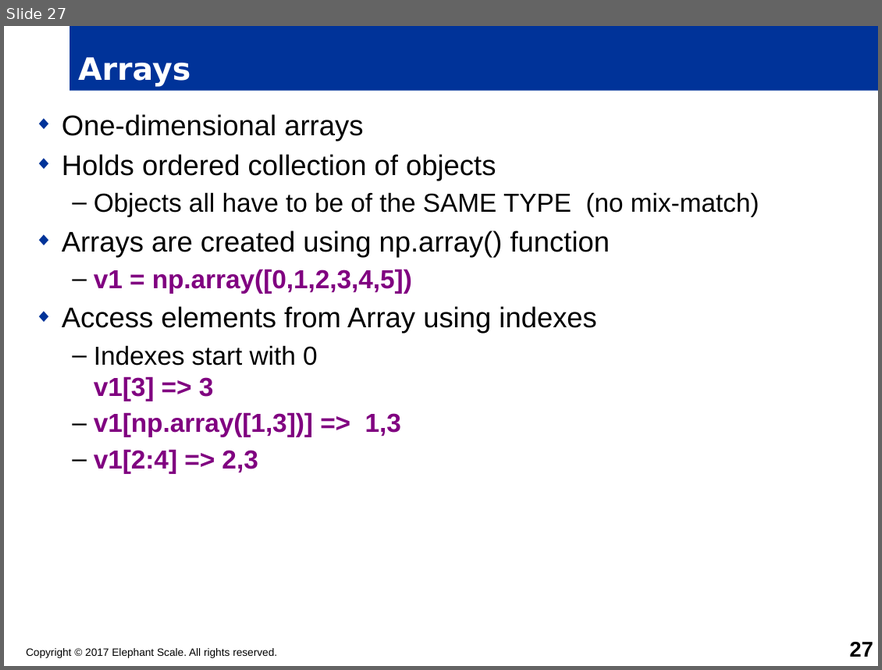
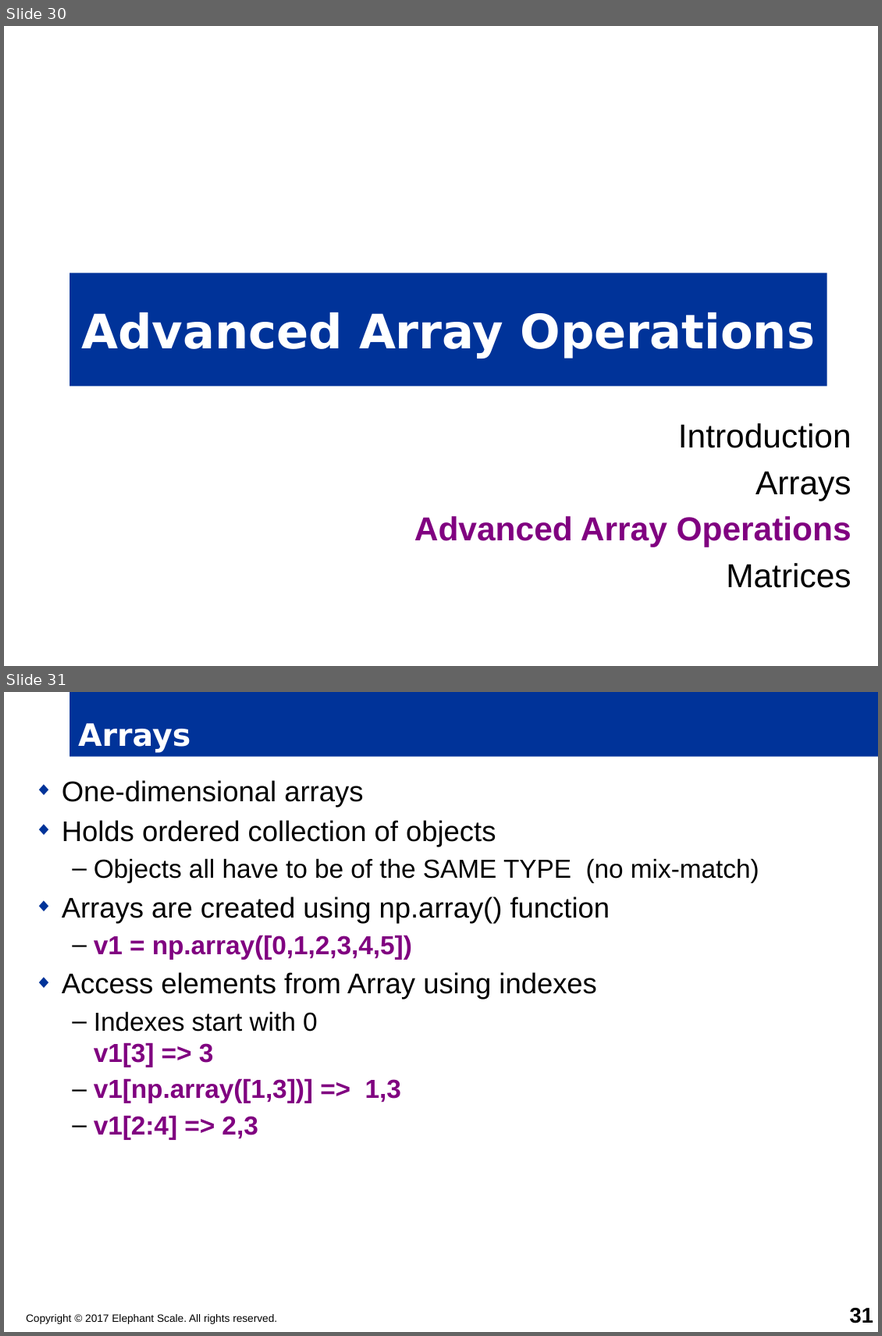
Before and after one commit to timfox456/container-resources, a slide deck: python/python-master/PYTHON-NumPy.pptx. Shown one above the other, each under a label of ours: slide 27 before the commit, slides 30 and 31 after it. The pictures are 882x670 and 882x1336 pixels, drawn with LibreOffice and Linux fonts; fonts in the diff are those of the drawing; background and template pictures are left out. Boxes give left, top, right and bottom in pixels: in the first picture for what was removed or moved away, otherwise in the second. Text is boxed around its words. In the diff, an @@ line names an element or a change of style, - is before the commit and + after.

Commit message:
PYTHON : Title slides updated [1]
PYTHON : Title slides updated[1]

```diff
--- a/python/python-master/PYTHON-NumPy.pptx
+++ b/python/python-master/PYTHON-NumPy.pptx
@@ slide 30 added at [4, 26, 878, 666], background #FFFFFF @@
@@ title added at [70, 272, 826, 386], fill #003399, 40 pt, text #FFFFFF, bold @@
+Advanced Array Operations
@@ text added at [414, 423, 851, 588], 28 pt, text #000000 @@
+  Introduction
+  Arrays
+  Advanced Array Operations
+  Matrices
@@ what was slide 27 is now slide 31 @@
@@ page number at [850, 1307, 873, 1323]: text changed @@
-27
+31
```
Also in this commit, not shown: 4 other slides added, 3 other files.
